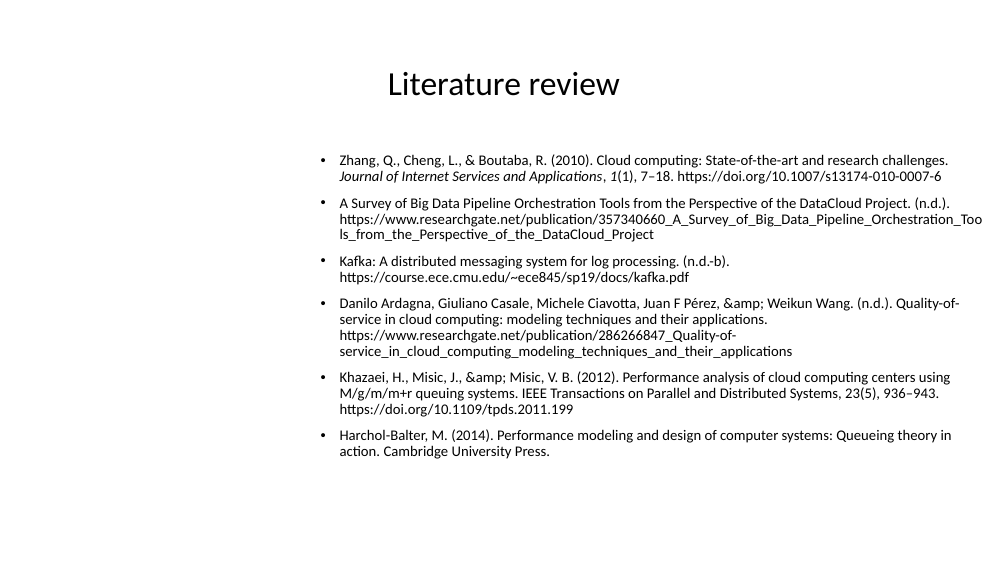
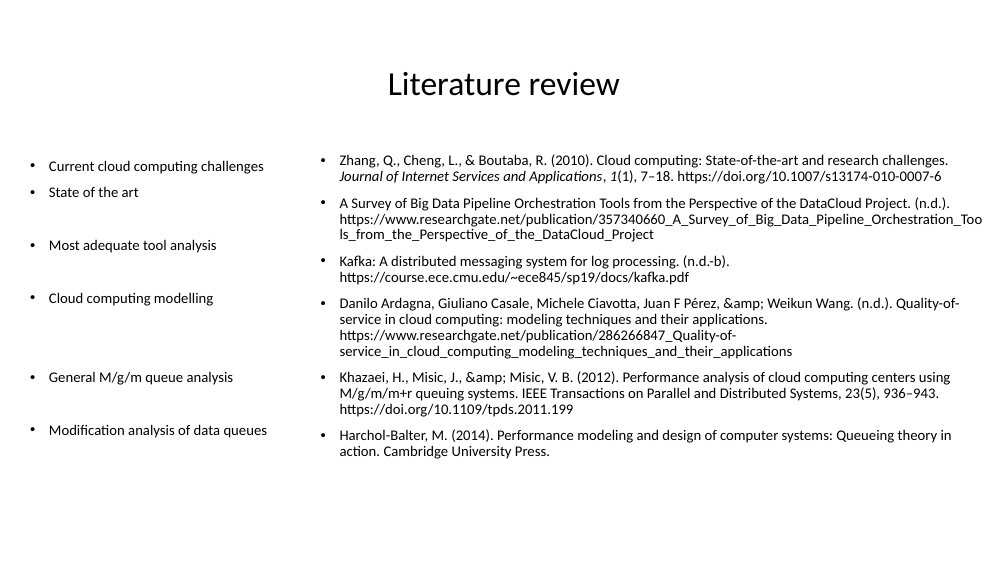
Before and after one commit to JAMota/Applied-Data-Science-and-Statistics, a slide deck: slide 2 of Term3/PresentationMidPoint.pptx. Drawn at 1008x567 pixels with LibreOffice and Linux fonts; fonts in the diff are those of the drawing. Boxes give left, top, right and bottom in pixels: in the first picture for what was removed or moved away, otherwise in the second. Text is boxed around its words. In the diff, an @@ line names an element or a change of style, - is before the commit and + after.

Commit message:
Explaining the literature review

```diff
--- a/Term3/PresentationMidPoint.pptx
+++ b/Term3/PresentationMidPoint.pptx
@@ text added at bbox=[49, 160, 268, 438], 14 pt, text #000000 @@
+• Current cloud computing challenges
+• State of the art
+• Most adequate tool analysis
+• Cloud computing modelling
+• General M/g/m queue analysis
+• Modification analysis of data queues
```
